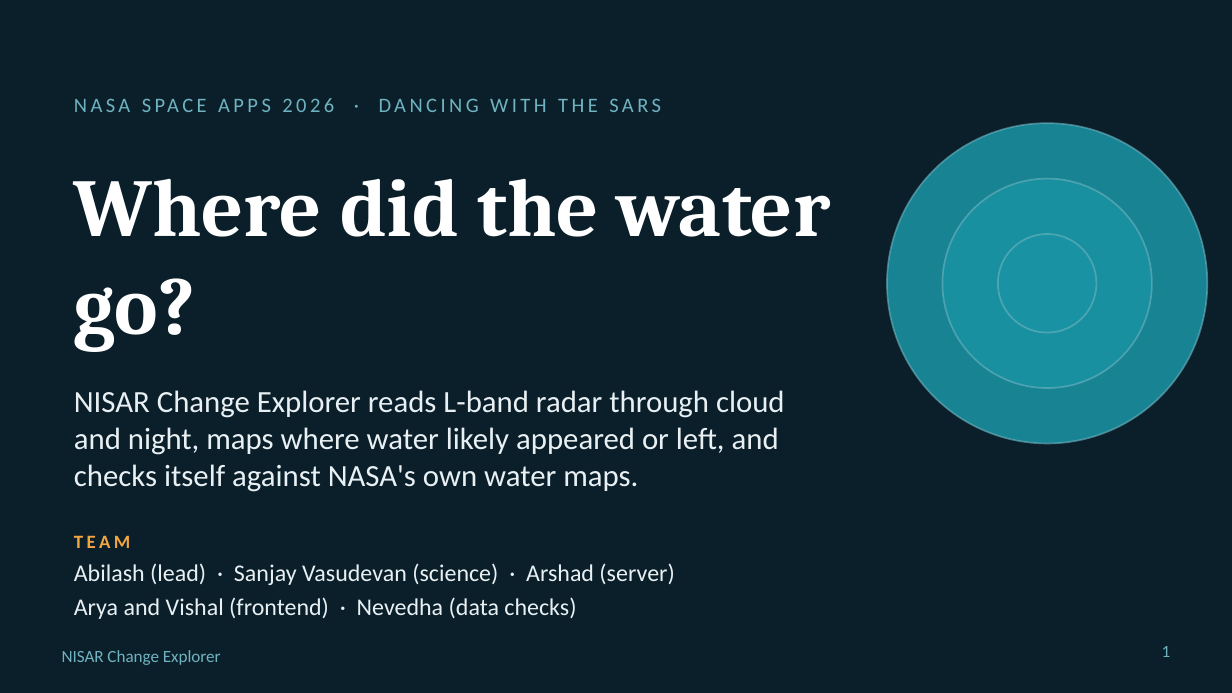
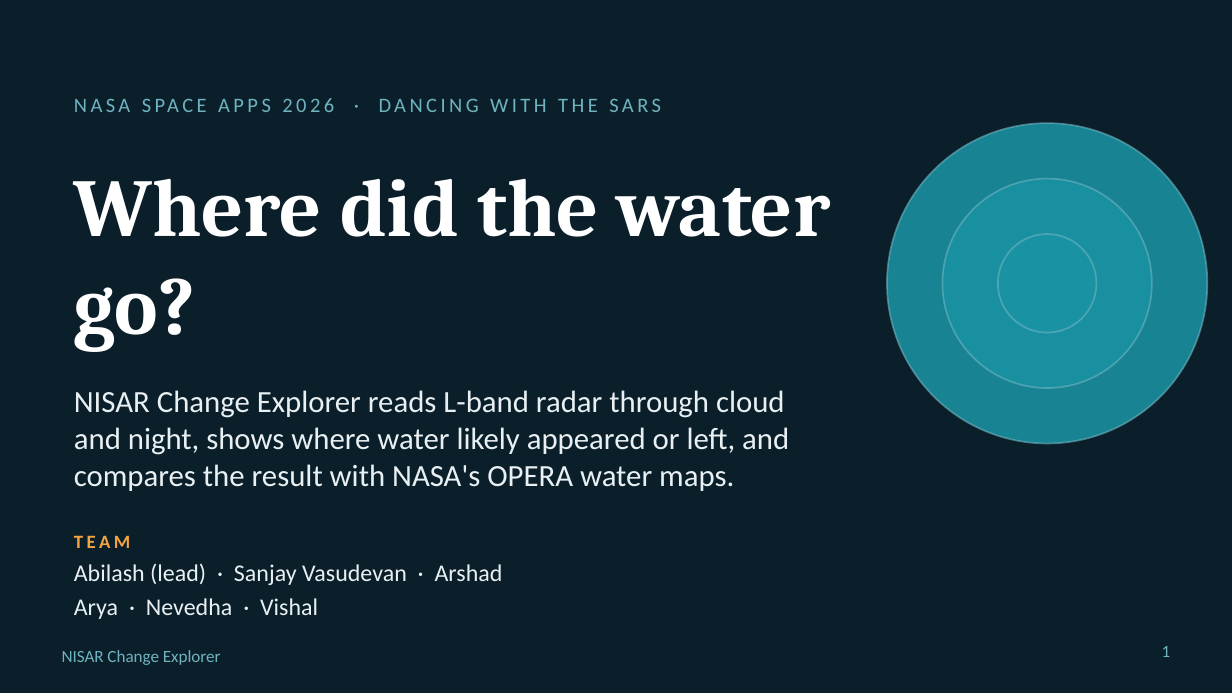
Before and after one commit to abilashprabakar27-ctrl/nisar, a slide deck: slide 1 of science/docs/NISAR_Change_Explorer.pptx. Drawn at 1232x693 pixels with LibreOffice and Linux fonts; fonts in the diff are those of the drawing. Boxes give left, top, right and bottom in pixels: in the first picture for what was removed or moved away, otherwise in the second. Text is boxed around its words. In the diff, an @@ line names an element or a change of style, - is before the commit and + after.

```diff
--- a/science/docs/NISAR_Change_Explorer.pptx
+++ b/science/docs/NISAR_Change_Explorer.pptx
@@ text at [74,390,789,491]: text changed @@
-NISAR Change Explorer reads L-band radar through cloud and night, maps where water likely appeared or left, and checks itself against NASA's own water maps.
+NISAR Change Explorer reads L-band radar through cloud and night, shows where water likely appeared or left, and compares the result with NASA's OPERA water maps.
@@ text at [74,564,503,619]: text changed @@
-Abilash (lead) · Sanjay Vasudevan (science) · Arshad (server)
-Arya and Vishal (frontend) · Nevedha (data checks)
+Abilash (lead) · Sanjay Vasudevan · Arshad
+Arya · Nevedha · Vishal
```
Also in this commit, not shown: 5 other slides changed, 1 slide added, 1 slide removed.
